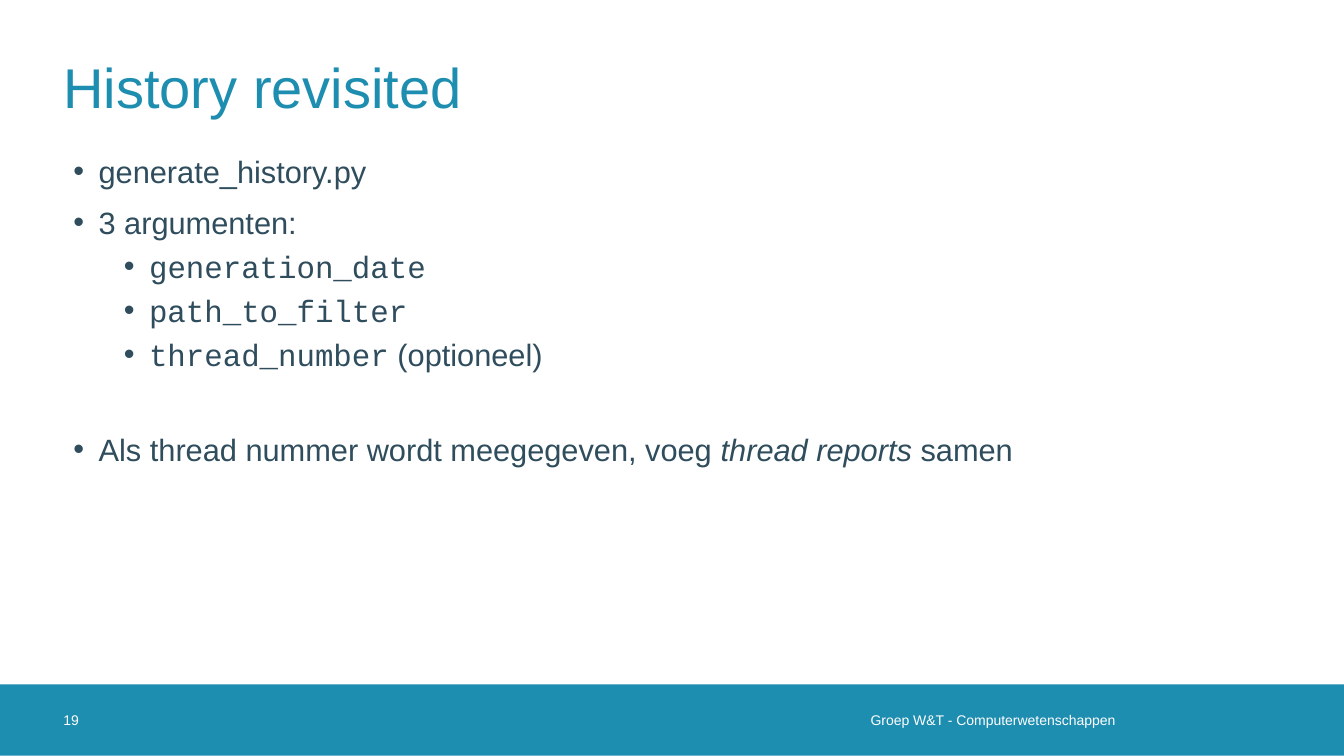
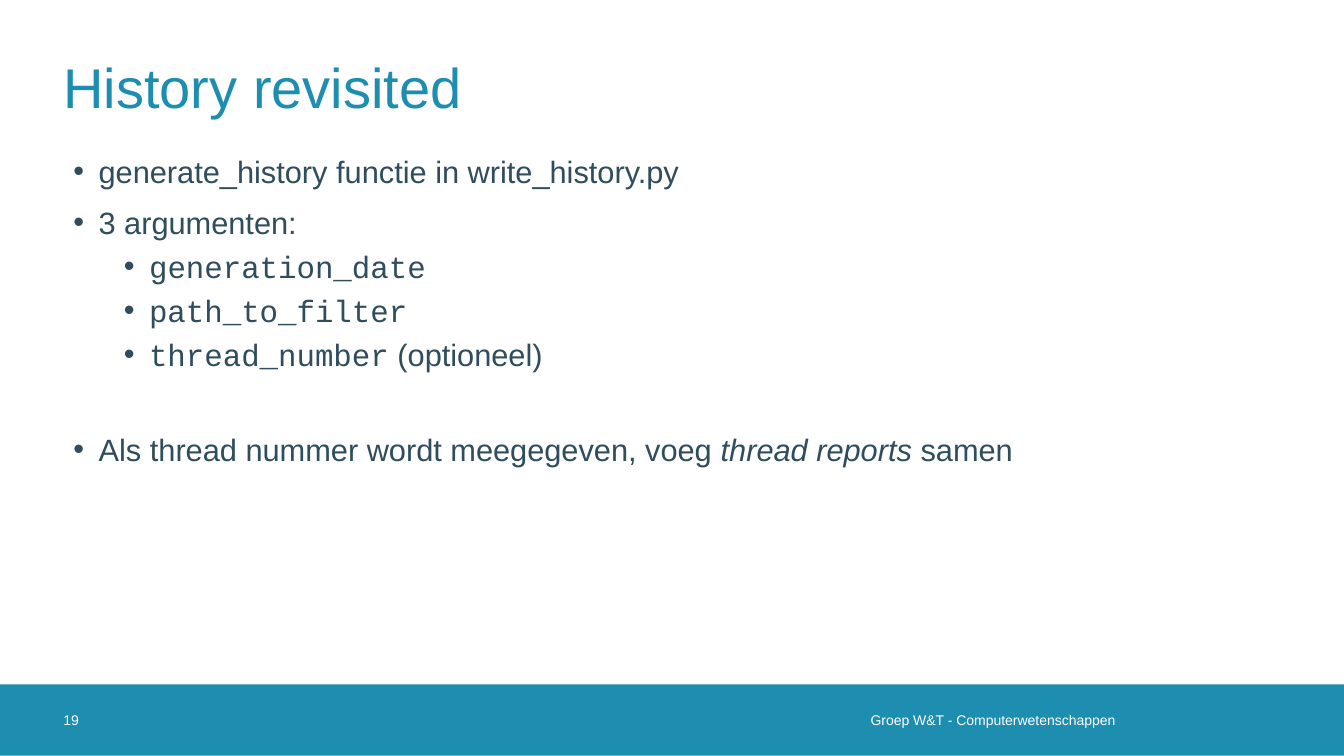
Before and after one commit to vanschependom/KULAK_IW-shed-of-graphs, a slide deck: slide 19 of defense.pptx. Drawn at 1344x756 pixels with LibreOffice and Linux fonts; fonts in the diff are those of the drawing; background and template pictures are left out. Boxes give left, top, right and bottom in pixels: in the first picture for what was removed or moved away, otherwise in the second. Text is boxed around its words. In the diff, an @@ line names an element or a change of style, - is before the commit and + after.

```diff
--- a/defense.pptx
+++ b/defense.pptx
@@ text at box(99, 160, 679, 189): text changed @@
-• generate_history.py
+• generate_history functie in write_history.py
```
Also in this commit, not shown: 7 other slides changed.
